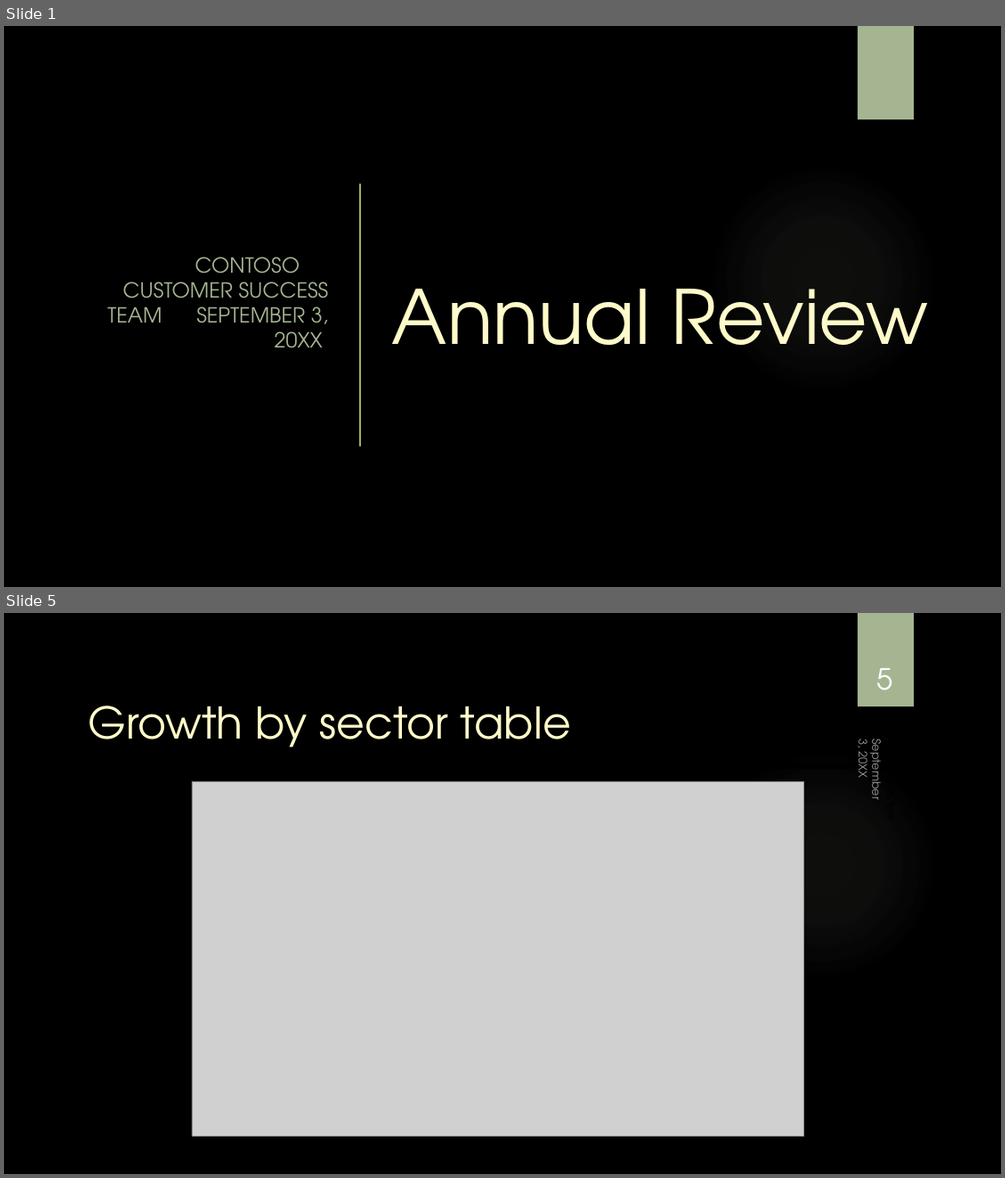
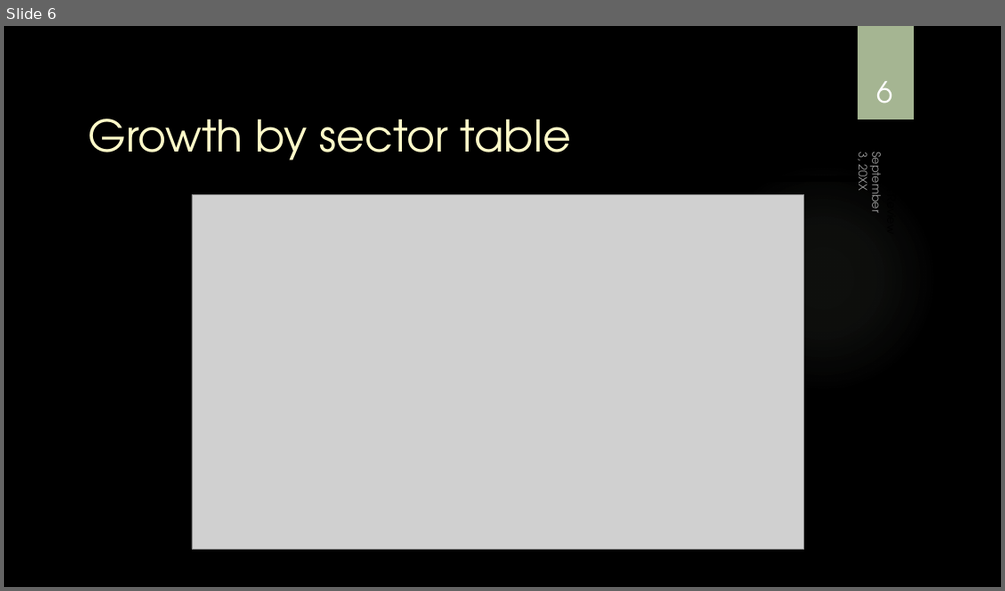
Before and after one commit to dzapata915/Lyme_Disease, a slide deck: Lyme Disease Powerpoint.pptx. Shown one above the other, each under a label of ours: slides 1 and 5 before the commit, slide 6 after it; the slides between them are not shown. The pictures are 1005x1178 and 1005x591 pixels, drawn with LibreOffice and Linux fonts; fonts in the diff are those of the drawing; grey boxes stand for pictures; background and template pictures are left out. Boxes give left, top, right and bottom in pixels: in the first picture for what was removed or moved away, otherwise in the second. Text is boxed around its words. In the diff, an @@ line names an element or a change of style, - is before the commit and + after.

```diff
--- a/Lyme Disease Powerpoint.pptx
+++ b/Lyme Disease Powerpoint.pptx
@@ slide 1 removed at (4, 26, 1001, 587), background picture (left out); not listed: 2 template elements that a slide beside it also shows @@
@@ line removed from (360, 184) to (360, 445) @@
@@ subtitle removed at (107, 257, 329, 348) @@
-CONTOSO CUSTOMER SUCCESS TEAM SEPTEMBER 3, 20XX
@@ title removed at (392, 289, 929, 345) @@
-Annual Review
@@ what was slide 5 is now slide 6 @@
@@ page number at (876, 81, 892, 103): text changed @@
-5
+6
```
Also in this commit, not shown: 1 slide changed, 5 slides added, 3 other slides removed.
